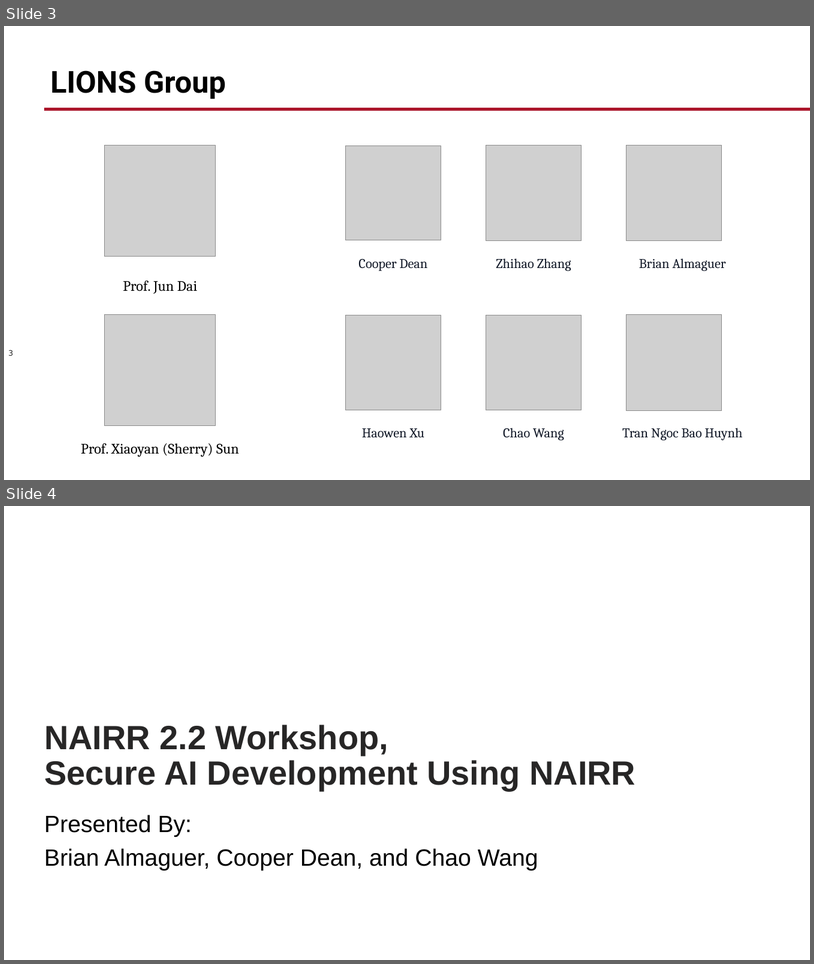
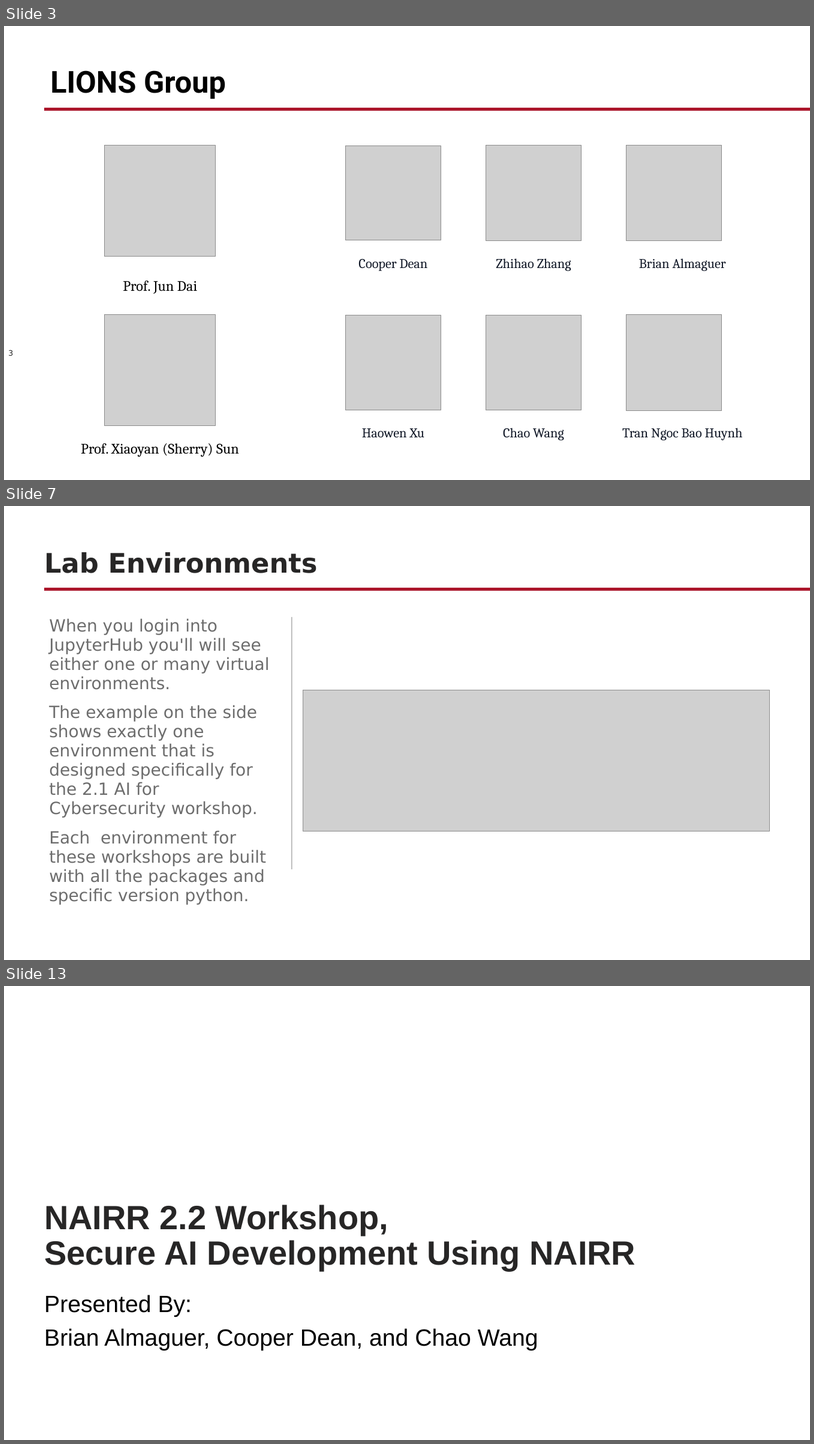
Before and after one commit to WPI-LIONS-Group/NAIRR-Workshops, a slide deck: 2.2/2.2 NAIRR Workshop.pptx. Shown one above the other, each under a label of ours: slides 3 and 4 before the commit, slides 3, 7 and 13 after it; the slides between them are not shown. The pictures are 814x964 and 814x1444 pixels, drawn with LibreOffice and Linux fonts; fonts in the diff are those of the drawing; grey boxes stand for pictures; background and template pictures are left out. Boxes give left, top, right and bottom in pixels: in the first picture for what was removed or moved away, otherwise in the second. Text is boxed around its words. In the diff, an @@ line names an element or a change of style, - is before the commit and + after.

```diff
--- a/2.2/2.2 NAIRR Workshop.pptx
+++ b/2.2/2.2 NAIRR Workshop.pptx
@@ slide 7 added at (4,506,810,960), background #FFFFFF; not listed: 1 template element that a slide beside it also shows @@
@@ title added at (44,552,318,573), 32 pt, text #272626, bold @@
+Lab Environments
@@ text added at (49,618,270,904), 20 pt, text #6D6D6D @@
+When you login into JupyterHub you'll will see either one or many virtual environments.
+The example on the side shows exactly one environment that is designed specifically for the 2.1 AI for Cybersecurity workshop.
+Each environment for these workshops are built with all the packages and specific version python.
@@ line added from (292, 617) to (292, 869), #B6B6B6 1.25 pt @@
@@ picture added at (303,690,770,831) @@
@@ what was slide 4 is now slide 13 @@
```
Also in this commit, not shown: 1 slide changed, 8 other slides added.
